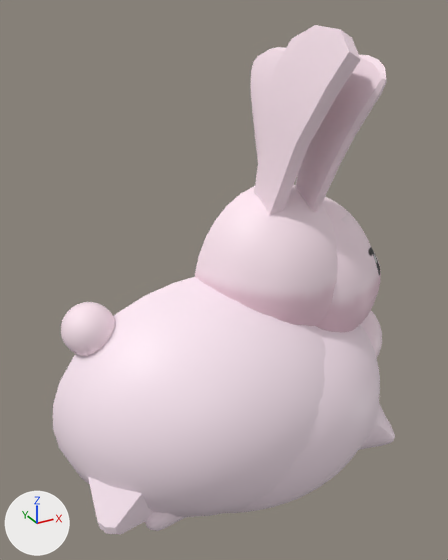
The FBX model Content/Rabbits/FatRabbit/FatRabbit.fbx as it was, and as the next commit left it.
Both versions are drawn from a camera (50 mm lens) standing at (-1.18, -1.97, 1.88) and looking at (-0.1, 0.01, 0.9). The lights are fixed; the arrows at lower left show +X, +Y and +Z. Where no turn or scale is listed for an object, it has been applied to the vertices.

Objects in the first picture: 'Body', 'Ears', 'FatRabbit', 'Head.002', 'Tail'.
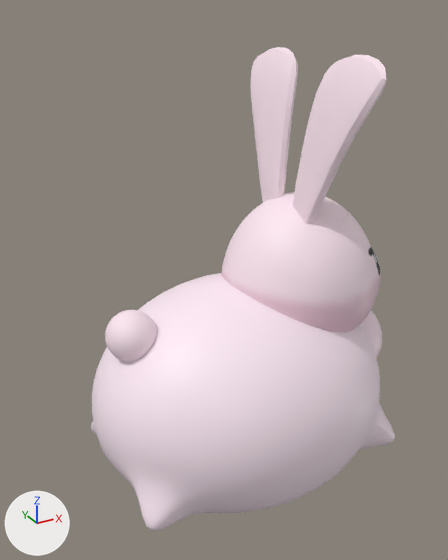
Where the change shows, as pixel boxes (x1, y1, x2, y2) in the pictures (448 x 560 px):
'Body', deleted: before (53, 277, 369, 534)
'Head.002', deleted: before (195, 185, 337, 326)
'Ears', deleted: before (254, 25, 361, 216)
'Tail', deleted: before (61, 302, 115, 356)
'FatRabbit', unchanged, uncovered by the edit: before (145, 47, 395, 531); after (91, 47, 395, 531)

Patch to the scene script:
```diff
--- a/Content/Rabbits/FatRabbit/FatRabbit.fbx.py
+++ b/Content/Rabbits/FatRabbit/FatRabbit.fbx.py
@@ ob_head_002 @@
-ob_head_002 = bpy.data.objects.new('Head.002', me_sphere_001)
-ob_head_002.location = (0.097, 0.0, 0.929)
@@ ob_ears @@
-ob_ears = bpy.data.objects.new('Ears', me_cube_001)
-ob_ears.location = (0.071, 0.0, 1.568)
@@ ob_tail @@
-ob_tail = bpy.data.objects.new('Tail', me_sphere_012)
-ob_tail.location = (-0.655, 0.0, 0.825)
@@ ob_body @@
-ob_body = bpy.data.objects.new('Body', me_sphere_002)
-ob_body.location = (0.0, 0.0, 0.412)
```
